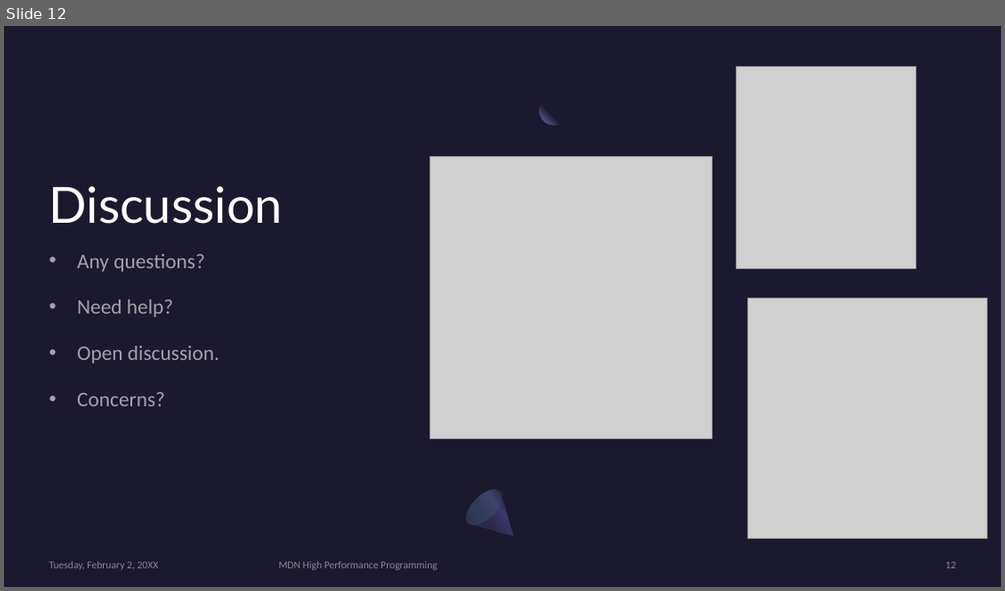
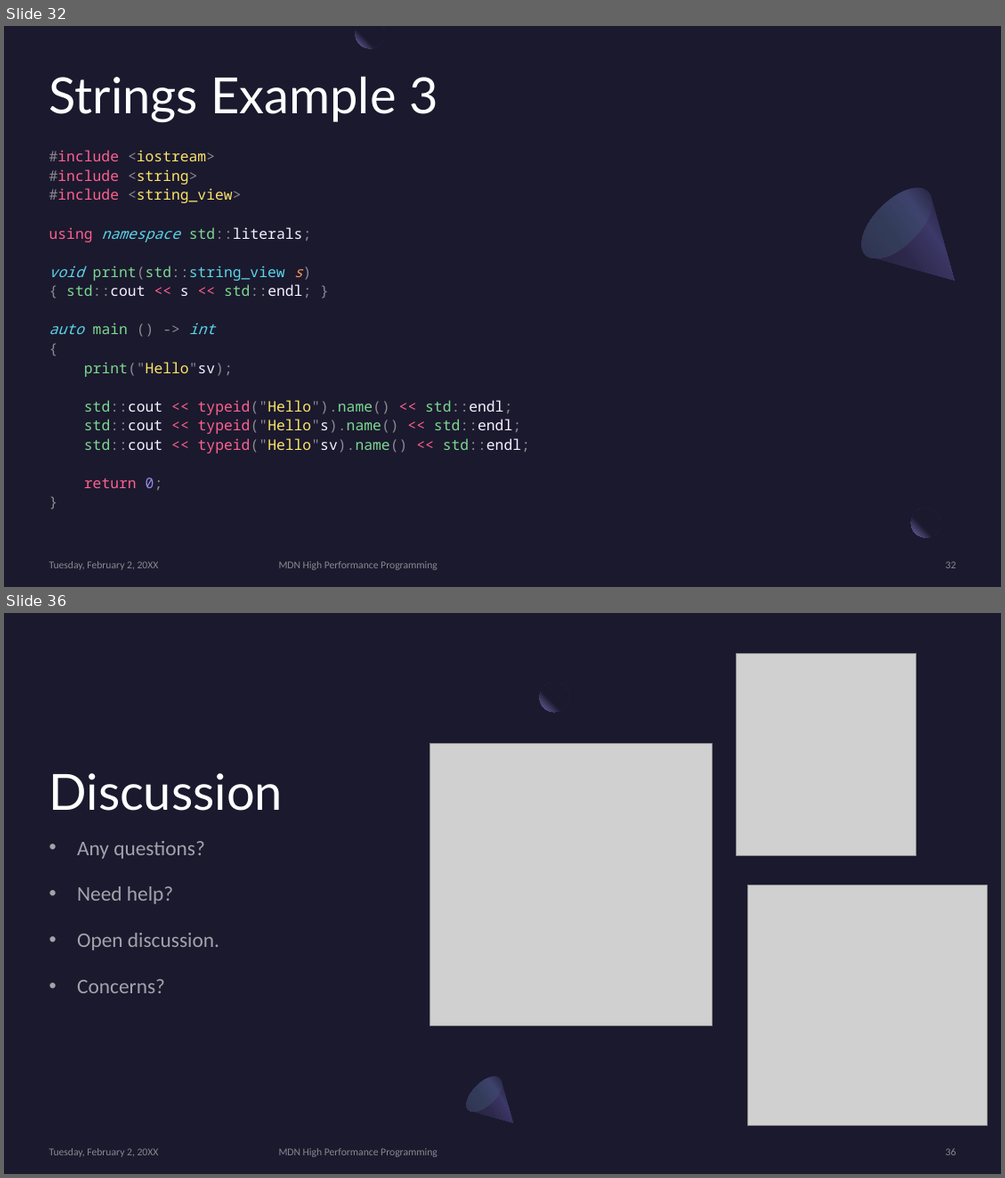
Before and after one commit to MonashDeepNeuron/HPP, a slide deck: content/part3/slides/hpp_part3.pptx. Shown one above the other, each under a label of ours: slide 12 before the commit, slides 32 and 36 after it; the slides between them are not shown. The pictures are 1005x591 and 1005x1178 pixels, drawn with LibreOffice and Linux fonts; fonts in the diff are those of the drawing; grey boxes stand for pictures. Boxes give left, top, right and bottom in pixels: in the first picture for what was removed or moved away, otherwise in the second. Text is boxed around its words. In the diff, an @@ line names an element or a change of style, - is before the commit and + after.

```diff
--- a/content/part3/slides/hpp_part3.pptx
+++ b/content/part3/slides/hpp_part3.pptx
@@ slide 32 added at bbox=[4, 26, 1001, 587], background #1B192E @@
@@ freeform shape added at bbox=[356, 26, 385, 48], fill gradient #1B192E to #7771B2 @@
@@ title added at bbox=[49, 76, 437, 123], 48 pt, text #FFFFFF @@
+Strings Example 3
@@ text added at bbox=[49, 150, 530, 490], 14 pt, text #8B888F @@
+#include <iostream>
+#include <string>
+#include <string_view>
+using namespace std::literals;
+void print(std::string_view s)
+{ std::cout << s << std::endl; }
+auto main () -> int
+{
+print("Hello"sv);
+std::cout << typeid("Hello").name() << std::endl;
+std::cout << typeid("Hello"s).name() << std::endl;
+std::cout << typeid("Hello"sv).name() << std::endl;
+return 0;
+}
@@ freeform shape added at bbox=[850, 176, 986, 312], fill gradient #2C284A to #3C3867 to #1B192E @@
@@ ellipse added at bbox=[850, 176, 944, 270], fill gradient #454075 to #5BEFC1 @@
@@ rectangle added at bbox=[940, 502, 971, 532], fill #1B192E at 80% opacity @@
@@ ellipse added at bbox=[911, 508, 940, 538], fill gradient #1B192E to #7771B2 @@
@@ text added at bbox=[49, 561, 159, 570], 10 pt, text #A6A6A6 at 80% opacity @@
+Tuesday, February 2, 20XX
@@ text added at bbox=[279, 561, 437, 570], 10 pt, text #A6A6A6 at 80% opacity @@
+MDN High Performance Programming
@@ page number added at bbox=[946, 561, 956, 568], 10 pt, text #A6A6A6 at 80% opacity @@
+32
@@ what was slide 12 is now slide 36 @@
@@ page number at bbox=[946, 1148, 956, 1155]: text changed @@
-12
+36
```
Also in this commit, not shown: 2 slides changed, 23 other slides added, 4 other files.
